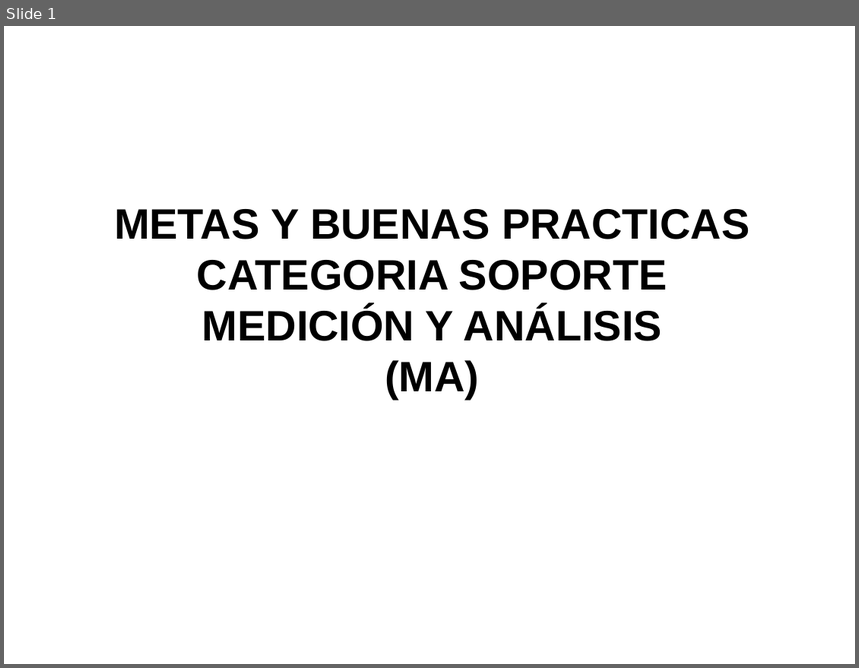
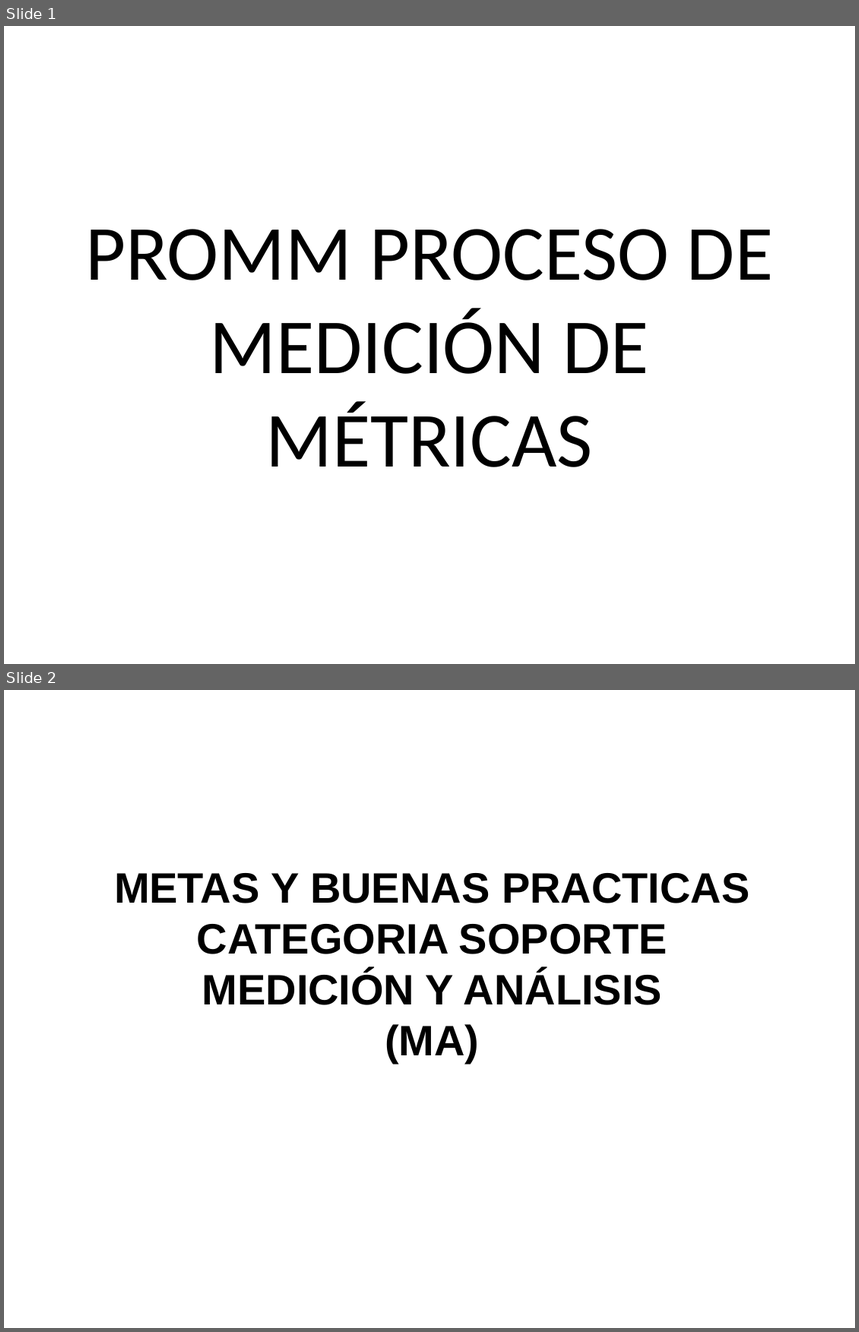
Before and after one commit to lowrider80/UTP-GPS-ALARM, a slide deck: Area_de_Proceso-_MA/PROMM/PROMM_V1.1_2015.pptx. Shown one above the other, each under a label of ours: slide 1 before the commit, slides 1 and 2 after it. The pictures are 859x668 and 859x1332 pixels, drawn with LibreOffice and Linux fonts; fonts in the diff are those of the drawing. Boxes give left, top, right and bottom in pixels: in the first picture for what was removed or moved away, otherwise in the second. Text is boxed around its words. In the diff, an @@ line names an element or a change of style, - is before the commit and + after.

Commit message:
Proceso de Medición de Métricas

```diff
--- a/Area_de_Proceso-_MA/PROMM/PROMM_V1.1_2015.pptx
+++ b/Area_de_Proceso-_MA/PROMM/PROMM_V1.1_2015.pptx
@@ slide 1 added at bbox=[4, 26, 855, 664], background #FFFFFF @@
@@ title added at bbox=[85, 229, 773, 468], 66 pt, text #000000 @@
+PROMM PROCESO DE MEDICIÓN DE MÉTRICAS
@@ what was slide 1 is now slide 2 @@
```
